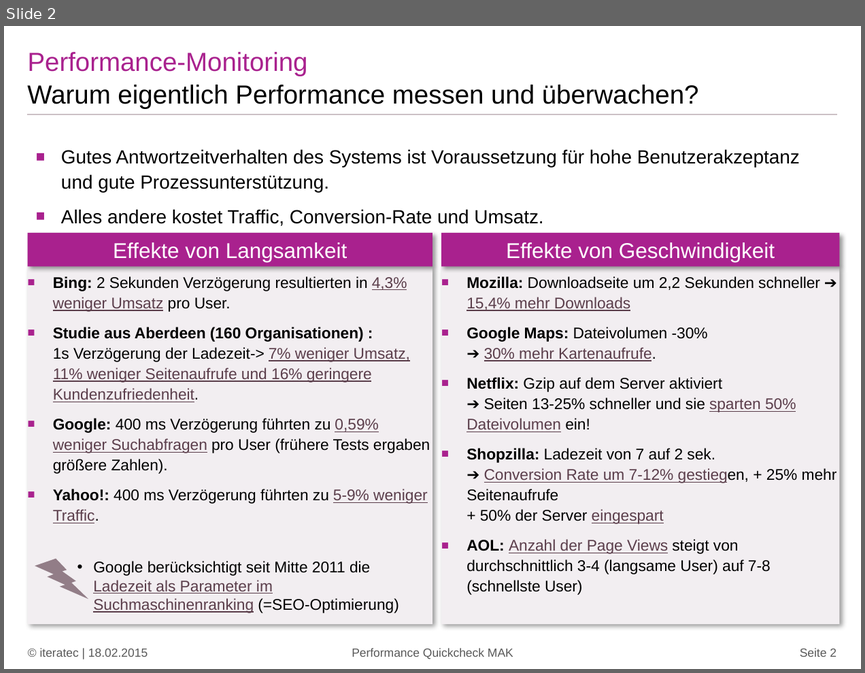
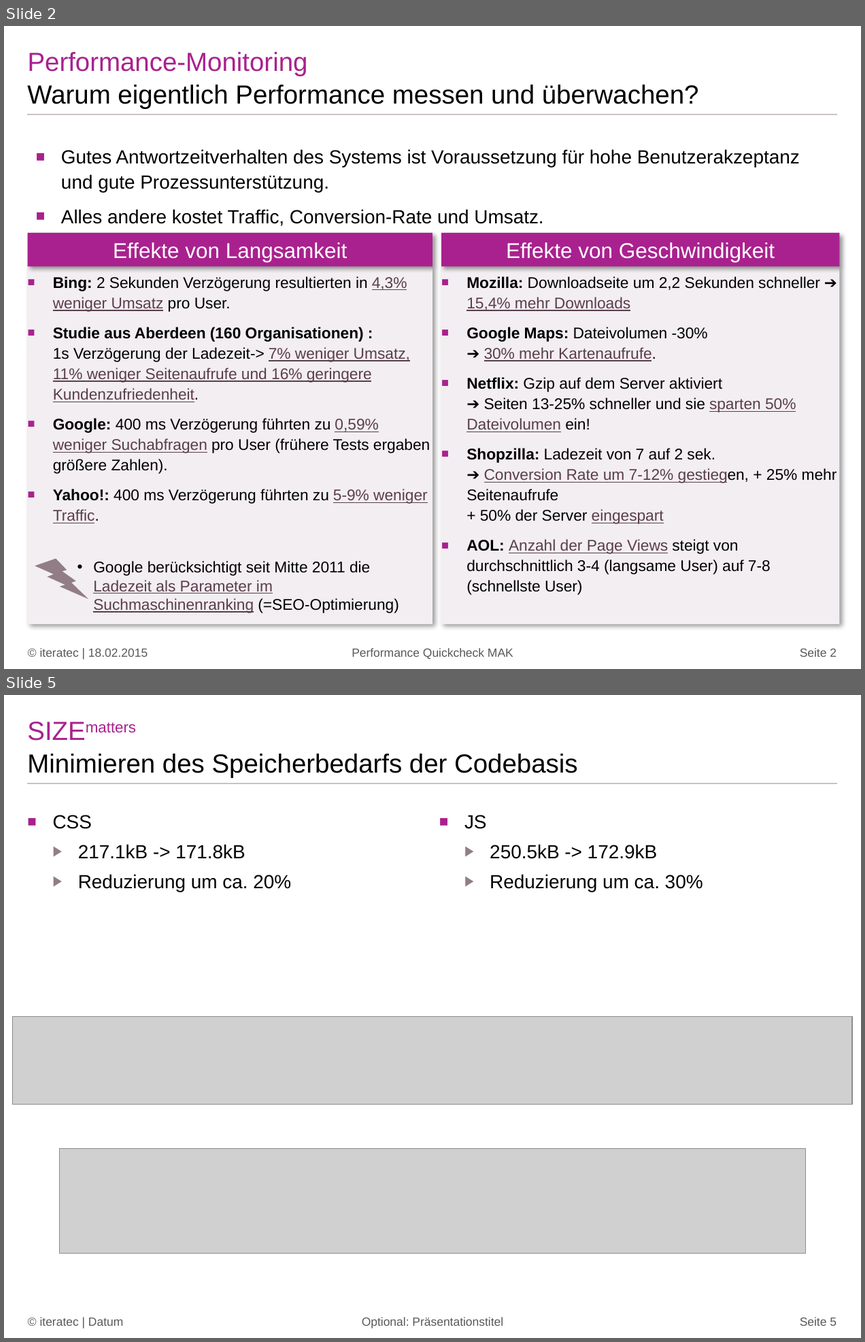
Before and after one commit to iteratec/perf-test-suite, a slide deck: doc/Workshop2015_Webperformance.pptx. Shown one above the other, each under a label of ours: slide 2 before the commit, slides 2 and 5 after it; the slides between them are not shown. The pictures are 865x673 and 865x1342 pixels, drawn with LibreOffice and Linux fonts; fonts in the diff are those of the drawing; grey boxes stand for pictures. Boxes give left, top, right and bottom in pixels: in the first picture for what was removed or moved away, otherwise in the second. Text is boxed around its words. In the diff, an @@ line names an element or a change of style, - is before the commit and + after.

```diff
--- a/doc/Workshop2015_Webperformance.pptx
+++ b/doc/Workshop2015_Webperformance.pptx
@@ slide 5 added at <box>4,695,861,1338</box>, background #FFFFFF; not listed: 1 template element that a slide beside it also shows @@
@@ title added at <box>27,713,837,747</box>, 22 pt, text #A9218E @@
+SIZEmatters
@@ text added at <box>27,753,578,777</box>, 22 pt, text #000000 @@
+Minimieren des Speicherbedarfs der Codebasis
@@ text added at <box>53,815,291,892</box>, 16 pt, text #000000 @@
+■ CSS
+  ▶ 217.1kB -> 171.8kB
+  ▶ Reduzierung um ca. 20%
@@ text added at <box>464,815,703,892</box>, 16 pt, text #000000 @@
+■ JS
+  ▶ 250.5kB -> 172.9kB
+  ▶ Reduzierung um ca. 30%
@@ picture added at <box>13,1016,852,1104</box> @@
@@ picture added at <box>59,1149,805,1253</box> @@
@@ text added at <box>40,1317,123,1325</box>, 10 pt, text #595959 @@
+© iteratec | Datum
@@ text added at <box>362,1317,503,1328</box>, 10 pt, text #595959 @@
+Optional: Präsentationstitel
@@ page number added at <box>800,1317,836,1325</box>, 10 pt, text #595959 @@
+Seite 5
```
Also in this commit, not shown: 1 slide changed, 1 other slide added.
